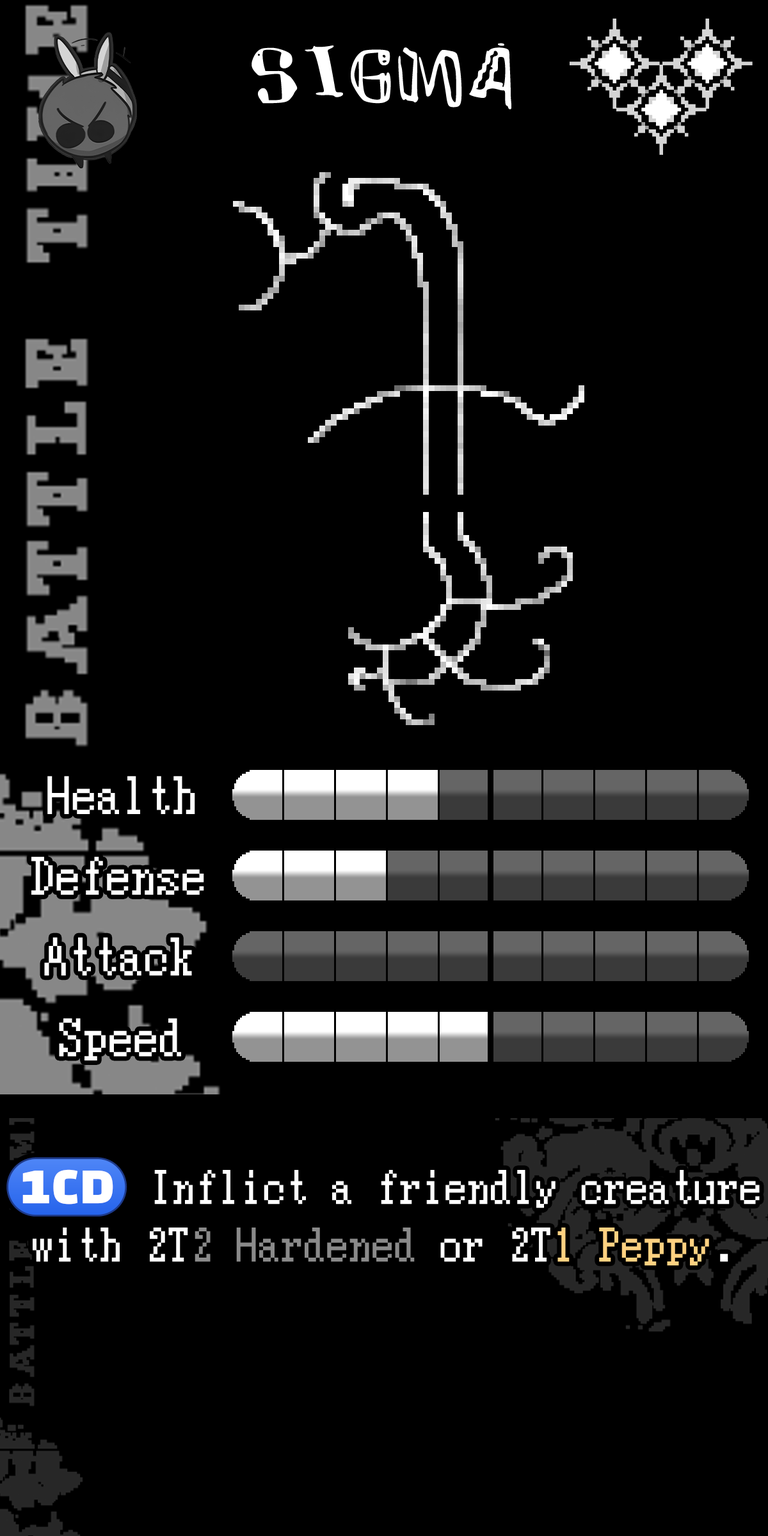
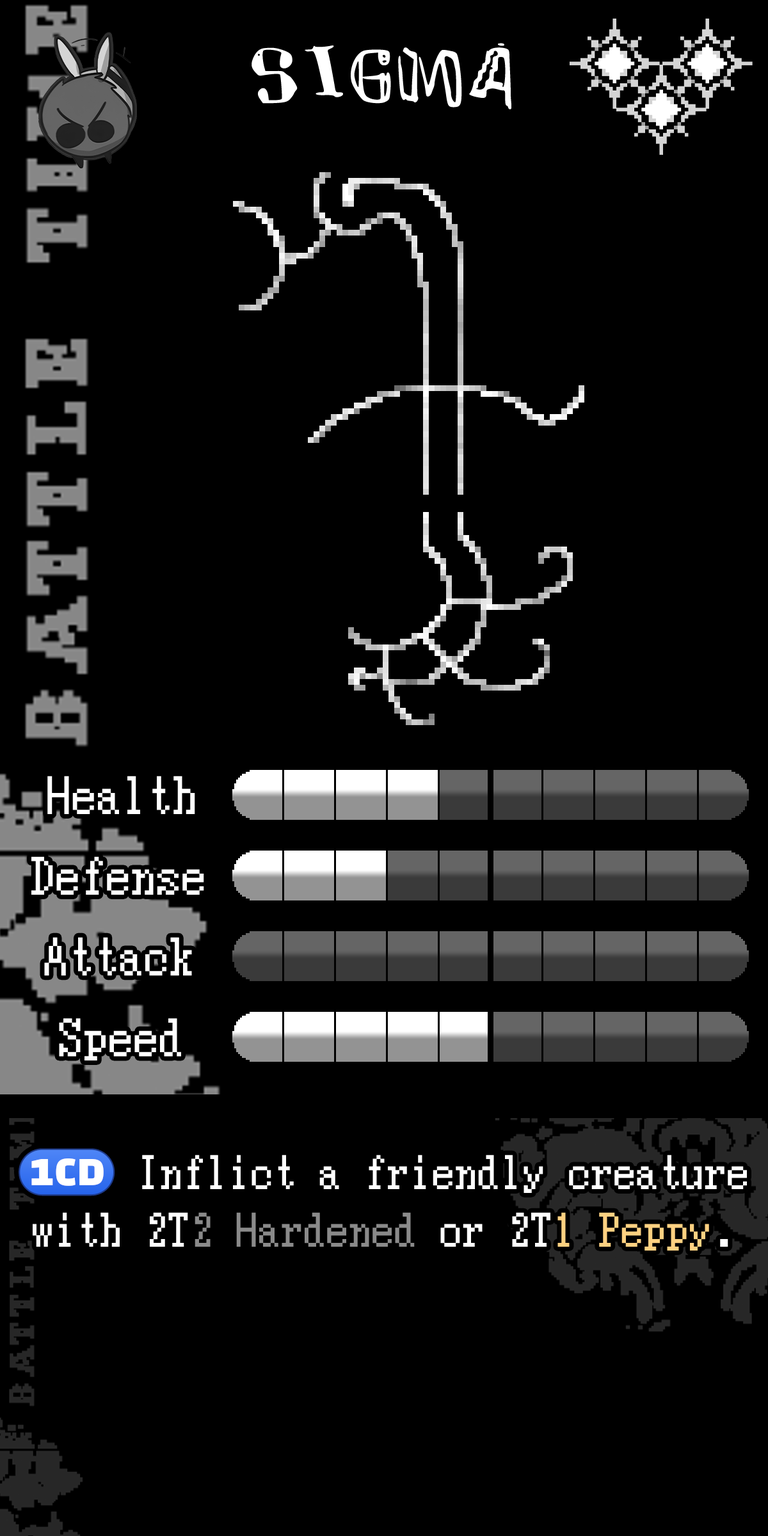
Layers edited between the first and the second 768 x 1536 image:
painted on "Ability" over (6, 1148, 760, 1266)
